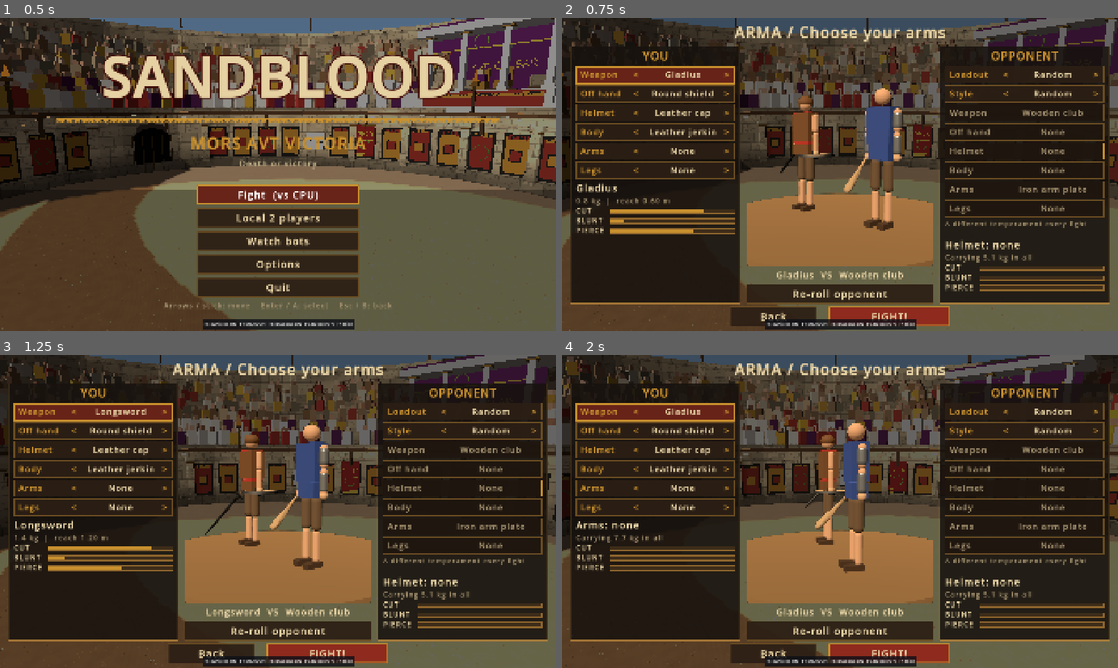
Above: before the commit, frames 1-4 (two rows, left to right).
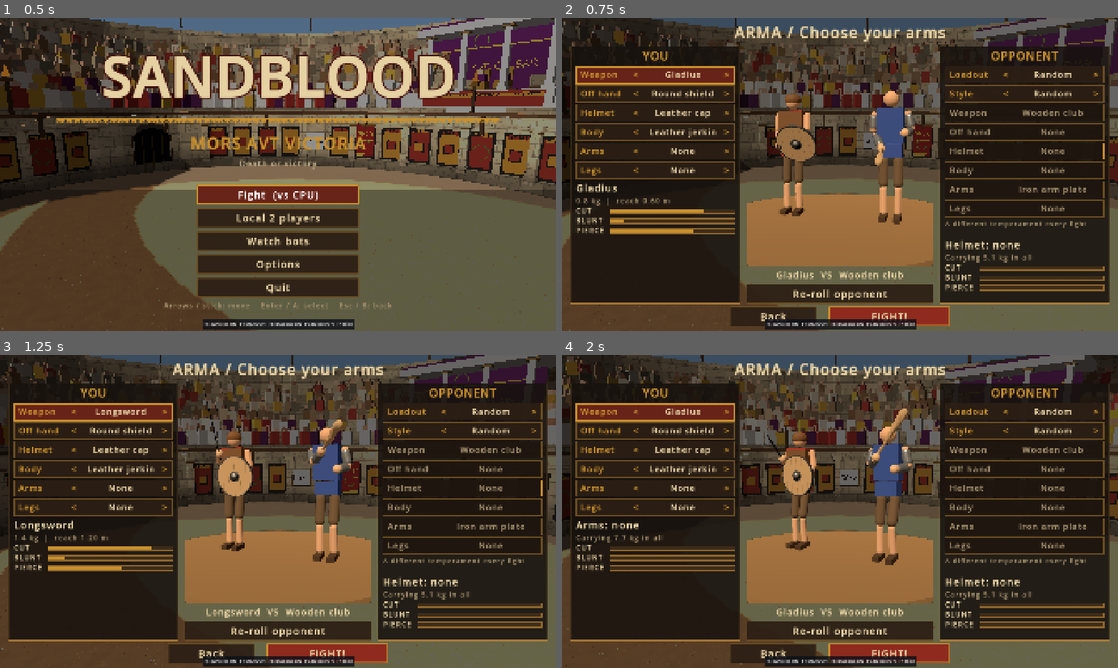
Above: after the commit, the same moments.

Repository: Proximo0/gladiator
Game: Godot game, scene res://game/main.tscn
Two runs of this game, one before a commit and one after it. Both use one fixed random seed, a clock stepped at 60 frames per second and the inputs below.
Inputs (mouse positions are in pixels of both pictures, inside the frame that each line leads up to):
- Up to frame 1 (0.5 s): no input
- Up to frame 2 (0.75 s): tap Enter (ui_accept) at 0.5 s; move the mouse to (962, 158) at 0.52 s; hold D (move_right) from 0.53 s (still down); right-click (962, 158) at 0.6 s; click (962, 158) at 0.67 s
- Up to frame 3 (1.25 s): keep holding D (move_right); tap Enter (ui_accept) at 0.77 s
- Up to frame 4 (2 s): release D (move_right) at 1.25 s; drag from (656, 411) to (812, 574) at 1.27 s

Frame 1 is identical in both runs. In frame 2, 4.0% of the frame differs, in the area x 38-64%, y 22-68%; in frame 3, 4.9%; in frame 4, 5.3%, in the area x 36-64%, y 17-70%.

Commit message:
Loadout preview: player on the left, fighters live in their guard pose
Co-Authored-By: Claude Opus 5.5 (1M context) <noreply@anthropic.com>
Claude-Session: https://claude.ai/code/session_013R8XaCuSdDMpiKfmDz2iCx

Diff:
--- a/game/ui/menu/loadout_preview.gd
+++ b/game/ui/menu/loadout_preview.gd
@@ -1,9 +1,9 @@
 class_name LoadoutPreview
 extends SubViewportContainer
-## Rotating 3D preview of one or two real Fighters (the same class a match builds, frozen in their rest pose) in a
+## Swaying 3D preview of one or two real Fighters (the same class a match builds, standing in their guard pose with neutral input) in a private physics world. Call show_loadouts([a, b]); a null entry leaves that side empty. Rebuilds are debounced.
 ## private world. Call show_loadouts([a, b]); a null entry leaves that side empty. Rebuilds are debounced.
-
-const SPIN_RATE: float = 0.45  ## rad/s
+const SWAY_RATE: float = 0.7  ## rad/s of the sway phase
+const SWAY_ANGLE: float = 0.55  ## rad each side of the front view
 const CAM_DIST: float = 4.7
 const CAM_HEIGHT: float = 1.2
 const LOOK_Y: float = 0.9
@@ -16,7 +16,7 @@
 var _fighters: Array = []
 var _pending: Array = []
 var _timer: float = -1.0
-var _spin: float = 0.4
+var _spin: float = 0.0
 
 
 func _init() -> void:
@@ -50,6 +50,16 @@
 	disc.mesh = cm
 	disc.position = Vector3(0.0, -0.03, 0.0)
 	_stage.add_child(disc)
+	var floor_body := StaticBody3D.new()
+	floor_body.collision_layer = 1
+	floor_body.collision_mask = 0
+	var fcs := CollisionShape3D.new()
+	var box := BoxShape3D.new()
+	box.size = Vector3(12.0, 1.0, 12.0)
+	fcs.shape = box
+	fcs.position = Vector3(0.0, -0.5, 0.0)
+	floor_body.add_child(fcs)
+	_stage.add_child(floor_body)
 	_rig = Node3D.new()
 	_vp.add_child(_rig)
 	var cam := Camera3D.new()
@@ -64,7 +74,7 @@
 	sun.position = Vector3(1.0, 3.0, -2.0)
 	_rig.add_child(sun)
 	sun.look_at_from_position(sun.position, Vector3(0.0, 1.0, 0.0))
-	_rig.rotation.y = _spin
+	_rig.rotation.y = 0.0
 
 
 func show_loadouts(loadouts: Array) -> void:
@@ -73,8 +83,8 @@
 
 
 func _process(delta: float) -> void:
-	_spin += delta * SPIN_RATE
-	_rig.rotation.y = _spin
+	_spin += delta * SWAY_RATE
+	_rig.rotation.y = sin(_spin) * SWAY_ANGLE
 	if _timer >= 0.0:
 		_timer -= delta
 		if _timer < 0.0:
@@ -93,14 +103,8 @@
 			continue
 		var f := Fighter.new()
 		f.name = "Preview%d" % i
-		f.set_physics_process(false)
 		_stage.add_child(f)
 		var x: float = (float(n - 1) * 0.5 - float(i)) * 2.0 * SPACING if n > 1 else 0.0  # seen from -Z, +X is screen-left
 		f.global_transform = Transform3D(Basis(), Vector3(x, 0.0, 0.0))
 		f.setup(_pending[i], i, Tuning.shared())
-		for part: Variant in f.parts.values():
-			(part as RigidBody3D).freeze = true
-		for w: Variant in [f.weapon, f.offhand, f.fist_l, f.fist_r]:
-			if w != null:
-				(w as RigidBody3D).freeze = true
 		_fighters.append(f)
